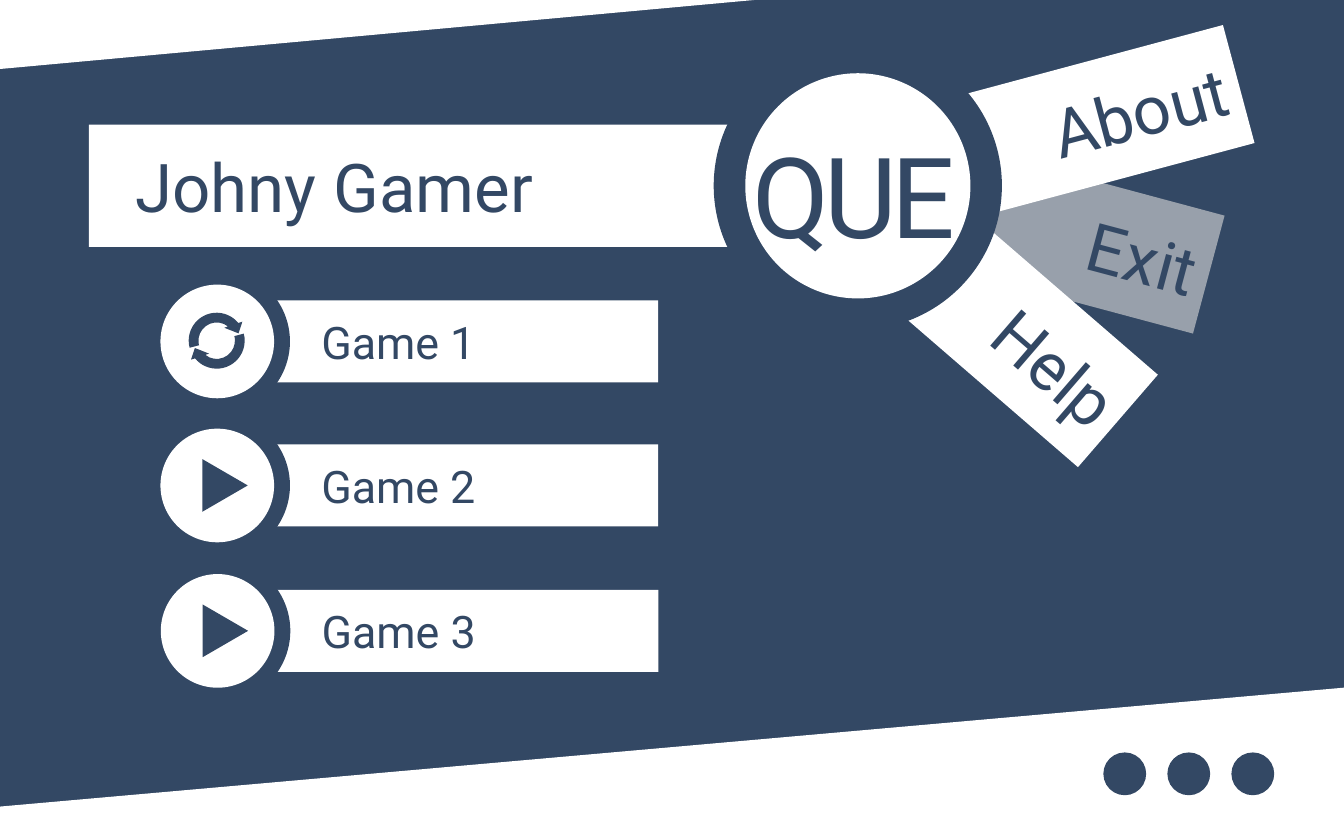
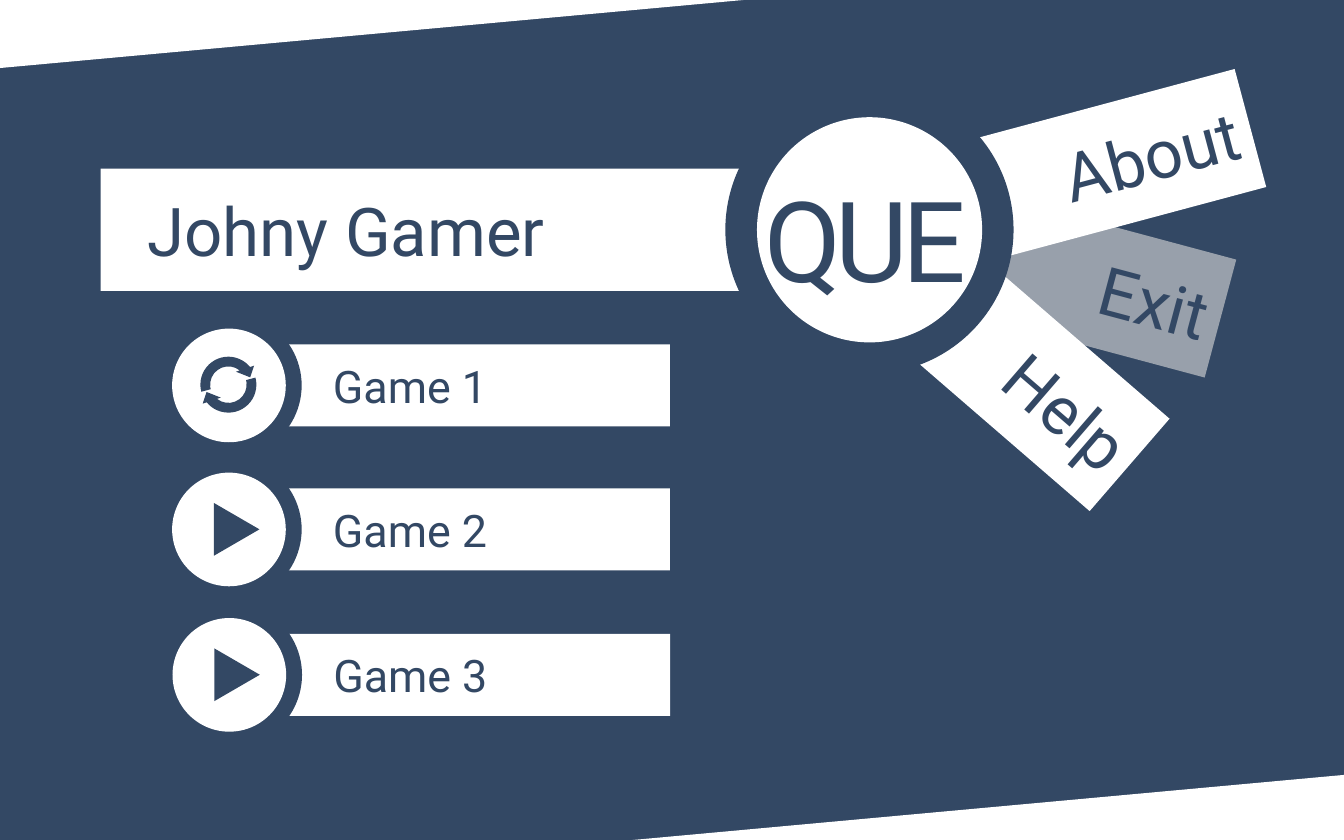
Before and after one commit to marekfoltyn/InteractiveGame, a slide deck: slide 1 of docs & design/ideas/controller_ideas.pptx. Drawn at 1344x840 pixels with LibreOffice and Linux fonts; fonts in the diff are those of the drawing. Boxes give left, top, right and bottom in pixels: in the first picture for what was removed or moved away, otherwise in the second. Text is boxed around its words. In the diff, an @@ line names an element or a change of style, - is before the commit and + after.

```diff
--- a/docs & design/ideas/controller_ideas.pptx
+++ b/docs & design/ideas/controller_ideas.pptx
@@ triangle added at (0, 0, 751, 67), fill #FFFFFF @@
@@ 8 ellipses, 4 rectangles, 2 triangles, 2 circular arrows, 1 text: place and size @@
-8 ellipses, 4 rectangles, 2 triangles, 2 circular arrows, 1 text at (89, 25, 1254, 703)
+8 ellipses, 4 rectangles, 2 triangles, 2 circular arrows, 1 text at (101, 69, 1266, 747)
@@ 3 rectangles: place and size @@
-3 rectangles at (263, 301, 659, 672)
+3 rectangles at (276, 344, 671, 716)
@@ freeform shape removed at (0, 687, 1343, 839) @@
@@ triangle at (590, 775, 1344, 840): rotation 180 to 0 degrees @@
@@ ellipse removed at (1103, 753, 1146, 796) @@
@@ ellipse removed at (1168, 753, 1211, 796) @@
@@ ellipse removed at (1231, 753, 1274, 796) @@
```
Also in this commit, not shown: 4 other files.
